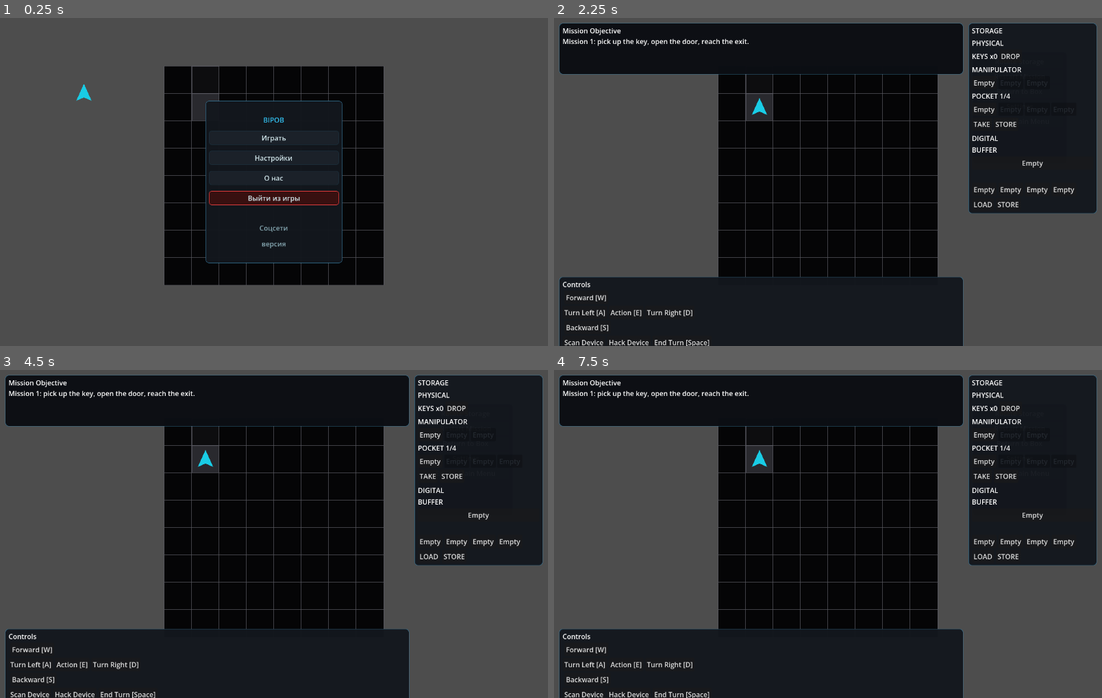
Above: before the commit, frames 1-4 (two rows, left to right).
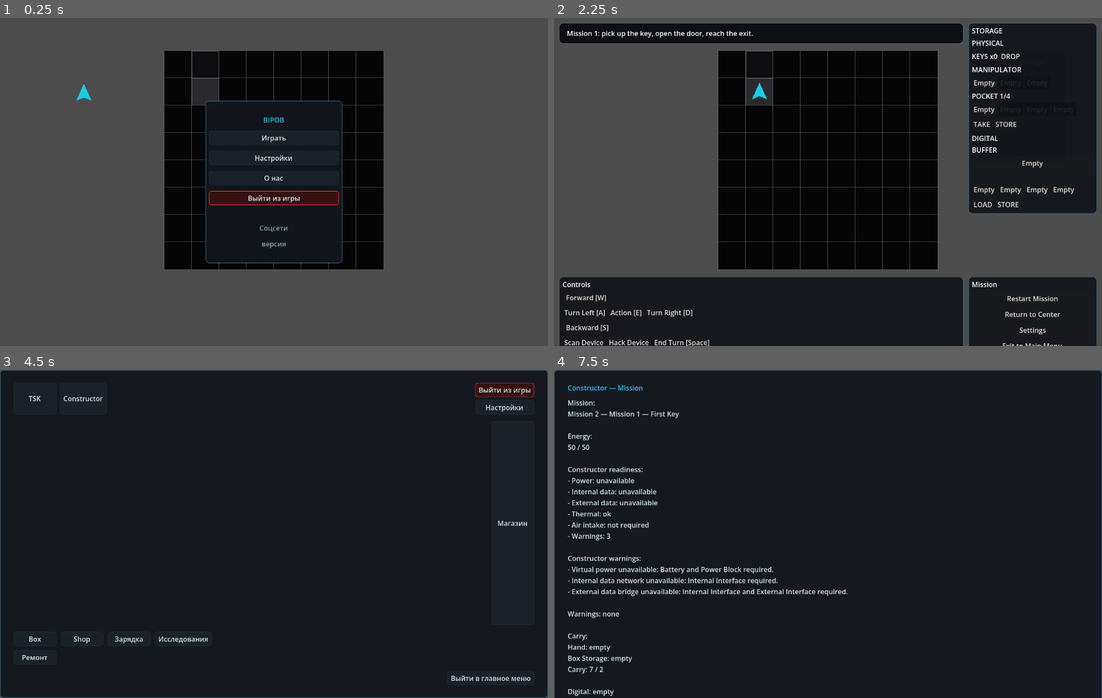
Above: after the commit, the same moments.

Repository: JUSTConnect/bibop
Game: Godot game, scene res://scenes/main.tscn
The game is run twice, just before and just after one commit, with the same random seed, the same clock (stepped at 60 frames per second) and the same inputs.
Inputs (mouse positions are in pixels of both pictures, inside the frame that each line leads up to):
- Up to frame 1 (0.25 s): no input
- Up to frame 2 (2.25 s): click "Играть" at 0.5 s; click "TSK" at 1.25 s; click "Start" at 2 s
- Up to frame 3 (4.5 s): click "Restart Mission" at 2.75 s; click "Settings" at 3.5 s; click "Return to Box" (after the commit: "Return to Center") at 4.25 s
- Up to frame 4 (7.5 s): click (1019, 429) at 5 s, where only the run before the commit has a clickable "Restart Mission"; click (1019, 429) at 5.75 s, where only the run before the commit has a clickable "Restart Mission"; click (1019, 412) at 6.5 s, where only the run before the commit has a clickable "Rotate Storage"; click (636, 399) at 7.25 s, where only the run after the commit has a clickable "Constructor"

The runs differ from the first frame. In frame 1, 4.6% of the frame differs, in the area x 30-70%, y 10-82%; in frame 2, 12%; in frame 3, 62%, in the area x 0-100%, y 0-100%; in frame 4, 61%.

Commit message:
Fix runtime HUD objective and mission panel layout

Diff:
--- a/scripts/ui/game_ui.gd
+++ b/scripts/ui/game_ui.gd
@@ -3056,7 +3056,7 @@
 
 
 func _get_runtime_top_panel_height() -> float:
-	return 120.0
+	return 48.0
 
 
 func _get_runtime_bottom_panel_height() -> float:
@@ -3156,16 +3156,20 @@
 	objective_panel.size = Vector2(maxf(viewport.x - sidebar_width - margin * 3.0, 200.0), top_panel_height)
 	objective_panel.add_theme_stylebox_override("panel", _make_panel_style(UI_COLOR_PANEL_DARK, UI_COLOR_BORDER, 1, 8))
 	root.add_child(objective_panel)
-	var objective_vbox := VBoxContainer.new()
-	objective_vbox.add_theme_constant_override("separation", 2)
-	objective_panel.add_child(objective_vbox)
-	var objective_title := Label.new()
-	objective_title.text = "Mission Objective"
-	objective_vbox.add_child(objective_title)
+	var objective_margin := MarginContainer.new()
+	objective_margin.add_theme_constant_override("margin_left", 10)
+	objective_margin.add_theme_constant_override("margin_right", 10)
+	objective_margin.add_theme_constant_override("margin_top", 6)
+	objective_margin.add_theme_constant_override("margin_bottom", 6)
+	objective_panel.add_child(objective_margin)
 	mission_goal_value_label = Label.new()
-	mission_goal_value_label.autowrap_mode = TextServer.AUTOWRAP_WORD_SMART
+	mission_goal_value_label.name = "RuntimeObjectiveLabel"
+	mission_goal_value_label.autowrap_mode = TextServer.AUTOWRAP_OFF
+	mission_goal_value_label.clip_text = true
+	mission_goal_value_label.vertical_alignment = VERTICAL_ALIGNMENT_CENTER
+	mission_goal_value_label.size_flags_horizontal = Control.SIZE_EXPAND_FILL
 	mission_goal_value_label.text = "Mission 1: pick up the key, open the door, reach the exit."
-	objective_vbox.add_child(mission_goal_value_label)
+	objective_margin.add_child(mission_goal_value_label)
 
 	runtime_storage_panel = _create_runtime_storage_panel()
 	runtime_storage_panel.position = Vector2(viewport.x - sidebar_width - margin, margin)
@@ -3227,6 +3231,37 @@
 	if end_turn_button != null:
 		end_turn_button.text = "End Turn [Space]"
 		_safe_reparent_control(end_turn_button, row_s)
+
+	var mission_panel: PanelContainer = _create_runtime_mission_panel()
+	mission_panel.position = Vector2(viewport.x - sidebar_width - margin, viewport.y - bottom_panel_height - margin)
+	mission_panel.size = Vector2(sidebar_width, bottom_panel_height)
+	root.add_child(mission_panel)
+
+
+func _create_runtime_mission_panel() -> PanelContainer:
+	var panel := PanelContainer.new()
+	panel.name = "RuntimeMissionPanel"
+	panel.visible = true
+	panel.add_theme_stylebox_override("panel", _make_panel_style(UI_COLOR_PANEL, UI_COLOR_BORDER, 1, 8))
+	var vbox := VBoxContainer.new()
+	vbox.add_theme_constant_override("separation", 6)
+	panel.add_child(vbox)
+	var title := Label.new()
+	title.text = "Mission"
+	vbox.add_child(title)
+	if restart_mission_button != null:
+		restart_mission_button.text = "Restart Mission"
+		_safe_reparent_control(restart_mission_button, vbox)
+	if return_to_box_button != null:
+		return_to_box_button.text = "Return to Center"
+		_safe_reparent_control(return_to_box_button, vbox)
+	if settings_button != null:
+		settings_button.text = "Settings"
+		_safe_reparent_control(settings_button, vbox)
+	if exit_main_menu_button != null:
+		exit_main_menu_button.text = "Exit to Main Menu"
+		_safe_reparent_control(exit_main_menu_button, vbox)
+	return panel
 
 func _create_runtime_storage_panel() -> PanelContainer:
 	var panel := PanelContainer.new()
